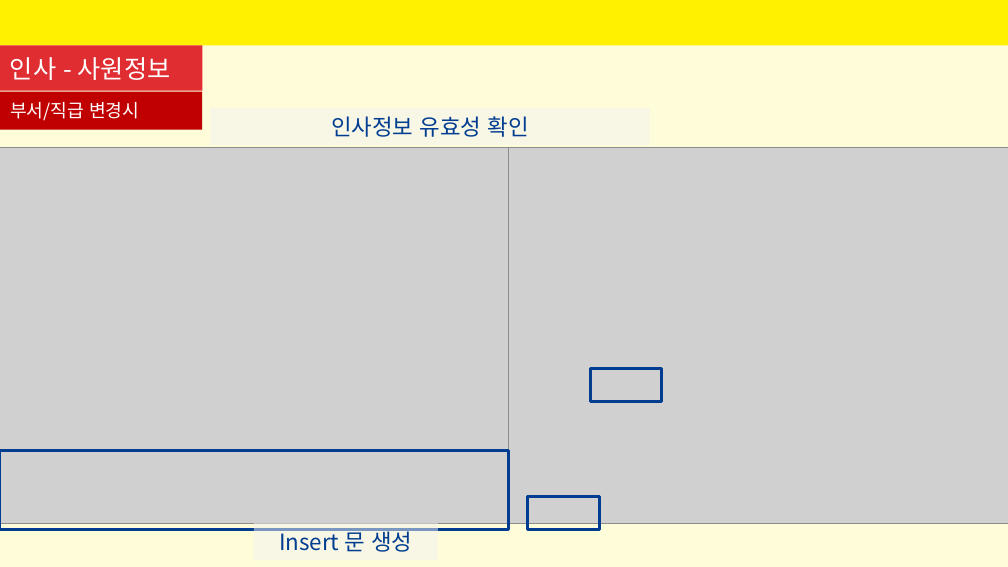
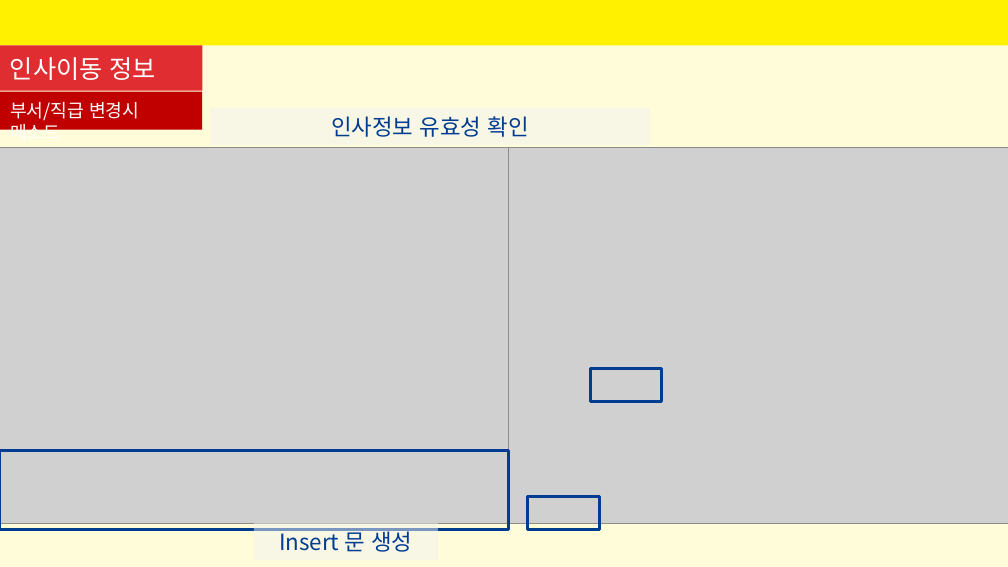
Before and after one commit to SeyoungKim30/HRmanagingApp, a slide deck: slide 26 of 인사프로그램-김세영.pptx (slide 24 before the commit). Drawn at 1008x567 pixels with LibreOffice and Linux fonts; fonts in the diff are those of the drawing; grey boxes stand for pictures. Boxes give left, top, right and bottom in pixels: in the first picture for what was removed or moved away, otherwise in the second. Text is boxed around its words. In the diff, an @@ line names an element or a change of style, - is before the commit and + after.

```diff
--- a/인사프로그램-김세영.pptx
+++ b/인사프로그램-김세영.pptx
@@ title at (x1=10, y1=57, x2=156, y2=80): text changed @@
-인사 - 사원정보
+인사이동 정보
@@ text at (x1=10, y1=102, x2=139, y2=130): text changed @@
-부서/직급 변경시
+부서/직급 변경시 메소드
```
Also in this commit, not shown: 14 other slides changed, 4 slides added, 18 other files.
